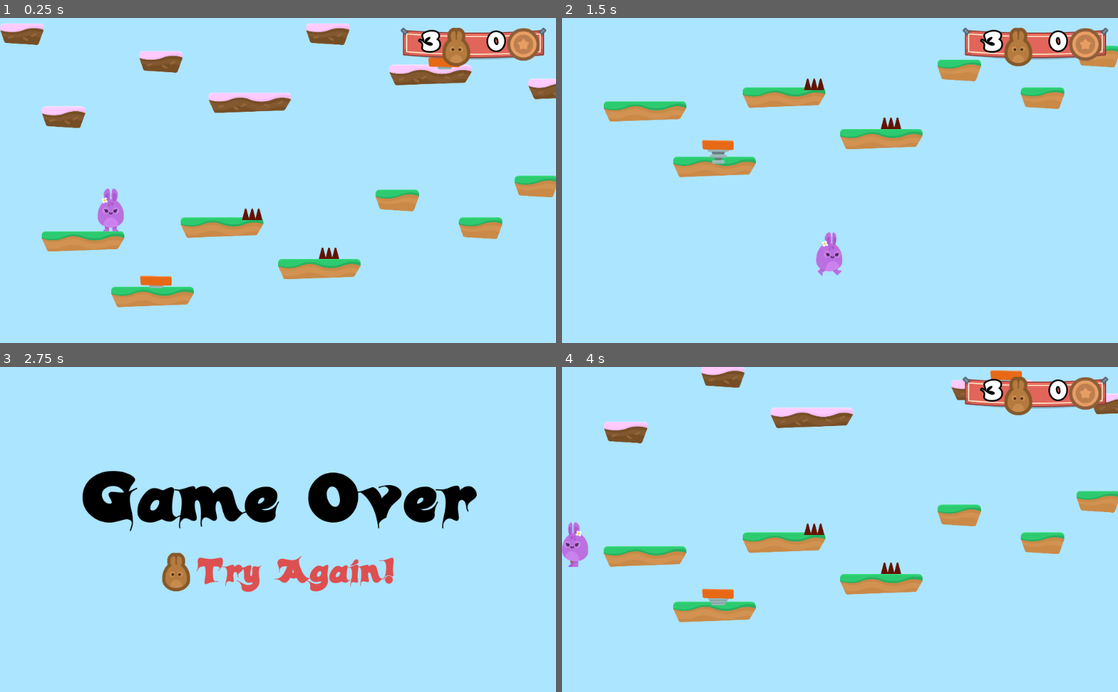
Above: before the commit, frames 1-4 (two rows, left to right).
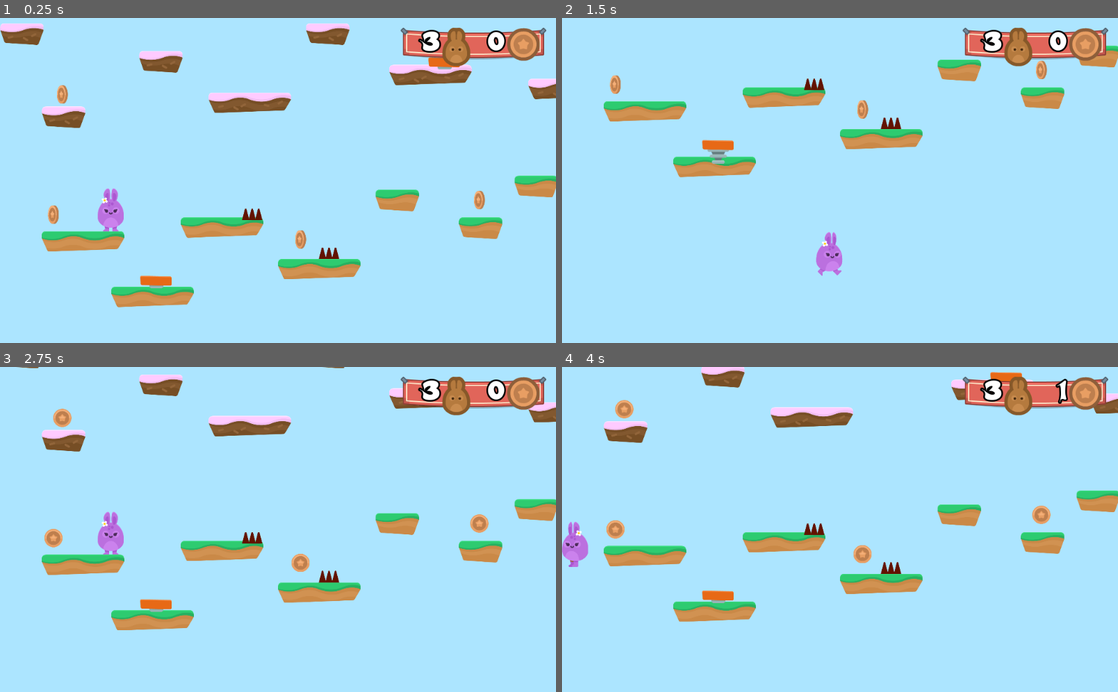
Above: after the commit, the same moments.

Repository: Eggsquisite/Hoppy_Days
Game: Godot game, scene res://Levels/Level1.tscn
The game is run twice, just before and just after one commit, with the same random seed, the same clock (stepped at 60 frames per second) and the same inputs.
Inputs (mouse positions are in pixels of both pictures, inside the frame that each line leads up to):
- Up to frame 1 (0.25 s): no input
- Up to frame 2 (1.5 s): hold D (right) from 0.53 s (still down); tap W (jump) at 0.77 s
- Up to frame 3 (2.75 s): tap W (jump) at 1.52 s; release D (right) at 2 s; click (177, 575) at 2.02 s
- Up to frame 4 (4 s): click (739, 575) at 2.77 s; hold A (left) from 3.53 s (still down)

The runs differ from the first frame. In frame 1, 0.4% of the frame differs, in the area x 8-88%, y 20-72%; in frame 2, 0.3%; in frame 3, 18%, in the area x 3-100%, y 0-81%; in frame 4, 1.7%.

Commit message:
Coinsss

Diff:
--- a/GUI/GUI.gd
+++ b/GUI/GUI.gd
@@ -5,5 +5,6 @@
 	$Control/TextureRect/HBoxContainer/LifeCount.text = "3"
 
 
-func update_lives(lives_left):
+func update_gui(lives_left, coins):
 	$Control/TextureRect/HBoxContainer/LifeCount.text = str(lives_left)
+	$Control/TextureRect/HBoxContainer/CoinCount.text = str(coins)
--- /dev/null
+++ b/Items/Coin.gd
@@ -0,0 +1,13 @@
+extends Node2D
+
+
+
+func _on_Area2D_body_entered(body):
+	get_tree().call_group("Gamestate", "coin_pickup")
+	$AnimationPlayer.play("die")
+	$CoinSFX.play()
+	$Area2D/CollisionShape2D.set_deferred("disabled", true)
+
+
+func die():
+	queue_free()
--- /dev/null
+++ b/Items/Coin.tscn
@@ -0,0 +1,71 @@
+[gd_scene load_steps=10 format=2]
+
+[ext_resource path="res://GFX/Items/bronze_1.png" type="Texture" id=1]
+[ext_resource path="res://GFX/Items/bronze_3.png" type="Texture" id=2]
+[ext_resource path="res://GFX/Items/bronze_4.png" type="Texture" id=3]
+[ext_resource path="res://GFX/Items/bronze_2.png" type="Texture" id=4]
+[ext_resource path="res://Items/Coin.gd" type="Script" id=5]
+[ext_resource path="res://SFX/coin_SFX.wav" type="AudioStream" id=6]
+
+[sub_resource type="SpriteFrames" id=1]
+animations = [ {
+"frames": [ ExtResource( 1 ), ExtResource( 4 ), ExtResource( 2 ), ExtResource( 3 ), ExtResource( 2 ), ExtResource( 4 ) ],
+"loop": true,
+"name": "default",
+"speed": 10.0
+} ]
+
+[sub_resource type="CircleShape2D" id=2]
+radius = 40.4873
+
+[sub_resource type="Animation" id=3]
+resource_name = "die"
+length = 0.4
+tracks/0/type = "value"
+tracks/0/path = NodePath(".:scale")
+tracks/0/interp = 1
+tracks/0/loop_wrap = true
+tracks/0/imported = false
+tracks/0/enabled = true
+tracks/0/keys = {
+"times": PoolRealArray( 0, 0.2, 0.4 ),
+"transitions": PoolRealArray( 1, 1, 1 ),
+"update": 0,
+"values": [ Vector2( 1, 1 ), Vector2( 1.5, 1.5 ), Vector2( 0.01, 0.01 ) ]
+}
+tracks/1/type = "method"
+tracks/1/path = NodePath(".")
+tracks/1/interp = 1
+tracks/1/loop_wrap = true
+tracks/1/imported = false
+tracks/1/enabled = true
+tracks/1/keys = {
+"times": PoolRealArray( 0.4 ),
+"transitions": PoolRealArray( 1 ),
+"values": [ {
+"args": [  ],
+"method": "die"
+} ]
+}
+
+[node name="Coin" type="Node2D"]
+script = ExtResource( 5 )
+
+[node name="AnimatedSprite" type="AnimatedSprite" parent="."]
+frames = SubResource( 1 )
+playing = true
+
+[node name="Area2D" type="Area2D" parent="."]
+collision_layer = 8
+
+[node name="CollisionShape2D" type="CollisionShape2D" parent="Area2D"]
+visible = false
+shape = SubResource( 2 )
+
+[node name="CoinSFX" type="AudioStreamPlayer2D" parent="."]
+stream = ExtResource( 6 )
+volume_db = -12.0
+
+[node name="AnimationPlayer" type="AnimationPlayer" parent="."]
+anims/die = SubResource( 3 )
+[connection signal="body_entered" from="Area2D" to="." method="_on_Area2D_body_entered"]
--- a/Levels/GameState.gd
+++ b/Levels/GameState.gd
@@ -1,11 +1,13 @@
 extends Node2D
 
 var lives = 3
-
+var coins = 0
+var coins_To_Life = 10
 
 func _ready():
 	add_to_group("Gamestate")
 	update_GUI()
+
 
 func hurt():
 	lives -= 1
@@ -16,8 +18,19 @@
 		end_game()
 
 
+func coin_pickup():
+	coins += 1
+	update_GUI()
+	if coins % coins_To_Life == 0:
+		life_up()
+
+
+func life_up():
+	lives += 1
+	update_GUI()
+
 func update_GUI():
-	get_tree().call_group("GUI", "update_lives", lives)
+	get_tree().call_group("GUI", "update_gui", lives, coins)
 
 
 func end_game():
--- a/Levels/Level1.tscn
+++ b/Levels/Level1.tscn
@@ -7,6 +7,7 @@
 [ext_resource path="res://Items/JumpPad.tscn" type="PackedScene" id=5]
 [ext_resource path="res://Levels/GameState.gd" type="Script" id=6]
 [ext_resource path="res://GUI/GUI.tscn" type="PackedScene" id=7]
+[ext_resource path="res://Items/Coin.tscn" type="PackedScene" id=8]
 
 [node name="Level1" type="Node2D"]
 script = ExtResource( 6 )
@@ -19,7 +20,7 @@
 collision_layer = 2147483650
 collision_mask = 2147483649
 format = 1
-tile_data = PoolIntArray( -1179612, 5, 0, -1179563, 5, 0, -1048562, 4, 0, -1048533, 2, 0, -1048505, 5, 0,  …(1005 unchanged characters)…
+tile_data = PoolIntArray( -1179612, 5, 0, -1179563, 5, 0, -1048564, 4, 0, -1048533, 2, 0, -1048505, 5, 0,  …(1005 unchanged characters)…
 
 [node name="Hazards" type="Node" parent="."]
 
@@ -56,23 +57,85 @@
 [node name="SpikeTop11" parent="Hazards" instance=ExtResource( 3 )]
 position = Vector2( 9578.76, 47.4849 )
 
-[node name="Items" type="Node" parent="."]
+[node name="JumpPads" type="Node" parent="."]
 
-[node name="JumpPad" parent="Items" instance=ExtResource( 5 )]
+[node name="JumpPad" parent="JumpPads" instance=ExtResource( 5 )]
 position = Vector2( 717.71, 682.223 )
 
-[node name="JumpPad2" parent="Items" instance=ExtResource( 5 )]
+[node name="JumpPad2" parent="JumpPads" instance=ExtResource( 5 )]
 position = Vector2( 2044.86, -326.224 )
 
-[node name="JumpPad3" parent="Items" instance=ExtResource( 5 )]
+[node name="JumpPad3" parent="JumpPads" instance=ExtResource( 5 )]
 position = Vector2( 5669.57, -12.2736 )
 
-[node name="JumpPad4" parent="Items" instance=ExtResource( 5 )]
+[node name="JumpPad4" parent="JumpPads" instance=ExtResource( 5 )]
 position = Vector2( 7201.27, -597.363 )
+
+[node name="Coins" type="Node" parent="."]
+
+[node name="Coin" parent="Coins" instance=ExtResource( 8 )]
+position = Vector2( 2207.13, 304.057 )
+
+[node name="Coin11" parent="Coins" instance=ExtResource( 8 )]
+position = Vector2( 246.158, 371.329 )
+
+[node name="Coin2" parent="Coins" instance=ExtResource( 8 )]
+position = Vector2( 1383.81, 485.904 )
+
+[node name="Coin3" parent="Coins" instance=ExtResource( 8 )]
+position = Vector2( 100.185, -584.796 )
+
+[node name="Coin4" parent="Coins" instance=ExtResource( 8 )]
+position = Vector2( 286.918, -183.129 )
+
+[node name="Coin5" parent="Coins" instance=ExtResource( 8 )]
+position = Vector2( 848, -1096 )
+
+[node name="Coin6" parent="Coins" instance=ExtResource( 8 )]
+position = Vector2( 964.736, -1096 )
+
+[node name="Coin7" parent="Coins" instance=ExtResource( 8 )]
+position = Vector2( 1076.98, -1096 )
+
+[node name="Coin8" parent="Coins" instance=ExtResource( 8 )]
+position = Vector2( 2985.3, -657.897 )
+
+[node name="Coin9" parent="Coins" instance=ExtResource( 8 )]
+position = Vector2( 3488.17, -455.854 )
+
+[node name="Coin10" parent="Coins" instance=ExtResource( 8 )]
+position = Vector2( 5320.02, -590.549 )
+
+[node name="Coin12" parent="Coins" instance=ExtResource( 8 )]
+position = Vector2( 4583.47, 234.9 )
+
+[node name="Coin13" parent="Coins" instance=ExtResource( 8 )]
+position = Vector2( 3942.16, 482.534 )
+
+[node name="Coin14" parent="Coins" instance=ExtResource( 8 )]
+position = Vector2( 7034.42, 431.737 )
+
+[node name="Coin15" parent="Coins" instance=ExtResource( 8 )]
+position = Vector2( 7199.51, -1396.95 )
+
+[node name="Coin16" parent="Coins" instance=ExtResource( 8 )]
+position = Vector2( 7199.51, -1549.34 )
+
+[node name="Coin17" parent="Coins" instance=ExtResource( 8 )]
+position = Vector2( 5681.95, -927.078 )
+
+[node name="Coin18" parent="Coins" instance=ExtResource( 8 )]
+position = Vector2( 8564.67, -114.329 )
+
+[node name="Coin19" parent="Coins" instance=ExtResource( 8 )]
+position = Vector2( 9307.58, -539.752 )
+
+[node name="Coin20" parent="Coins" instance=ExtResource( 8 )]
+position = Vector2( 9371.07, 285.696 )
 
 [node name="BGM" type="AudioStreamPlayer" parent="."]
 stream = ExtResource( 4 )
-volume_db = -10.0
+volume_db = -15.0
 autoplay = true
 
 [node name="GUI" parent="." instance=ExtResource( 7 )]
--- a/Player/Player.gd
+++ b/Player/Player.gd
@@ -58,6 +58,7 @@
 	position.y -= 1
 	motion.y = 0
 	yield(get_tree(), "idle_frame")
+	isJumping = true
 	motion.y -= JUMP_SPEED * BOOST_MULTIPLIER
 
 
Not shown: 1 places in Levels/Level1.tscn that only renumber resources
